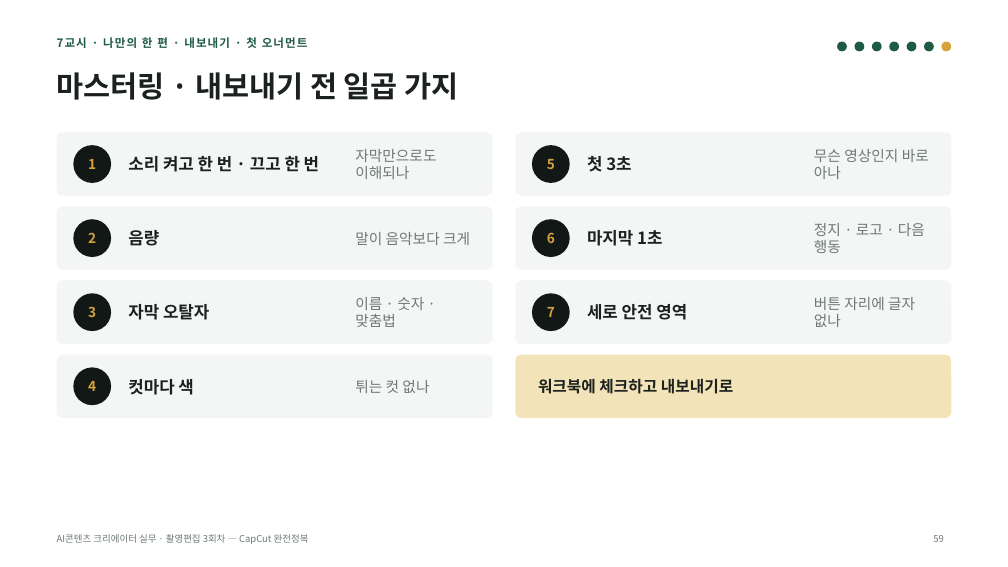
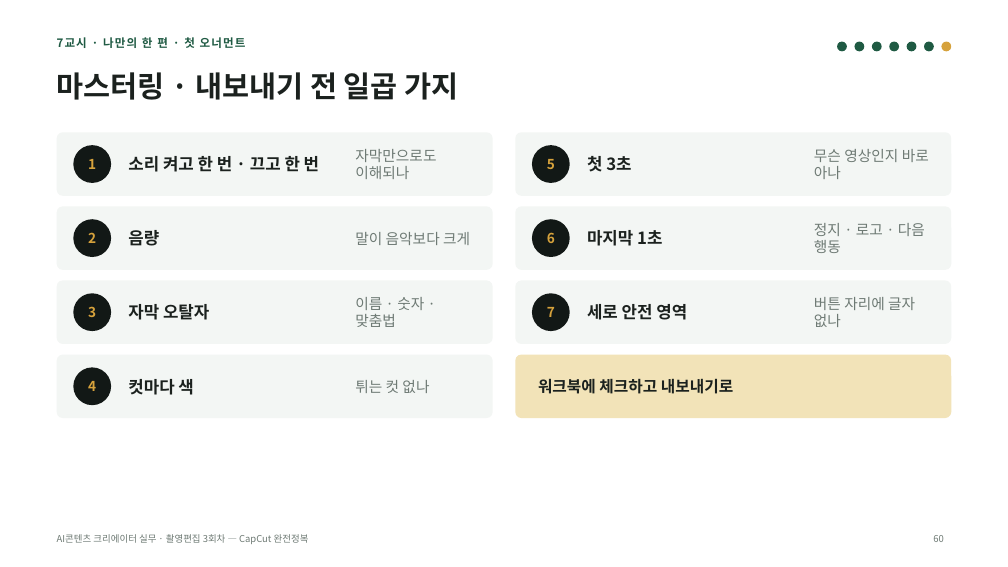
Before and after one commit to yujida/MARUBIT, a slide deck: slide 60 of lectures/03/3회차_CapCut완전정복_슬라이드.pptx (slide 59 before the commit). Drawn at 1008x567 pixels with LibreOffice and Linux fonts; fonts in the diff are those of the drawing. Boxes give left, top, right and bottom in pixels: in the first picture for what was removed or moved away, otherwise in the second. Text is boxed around its words. In the diff, an @@ line names an element or a change of style, - is before the commit and + after.

```diff
--- a/lectures/03/3회차_CapCut완전정복_슬라이드.pptx
+++ b/lectures/03/3회차_CapCut완전정복_슬라이드.pptx
@@ text at box(57, 37, 246, 48): text changed @@
-7교시 · 나만의 한 편 · 내보내기 · 첫 오너먼트
+7교시 · 나만의 한 편 · 첫 오너먼트
```
Also in this commit, not shown: 7 other slides changed, 1 slide added, 13 other files.
